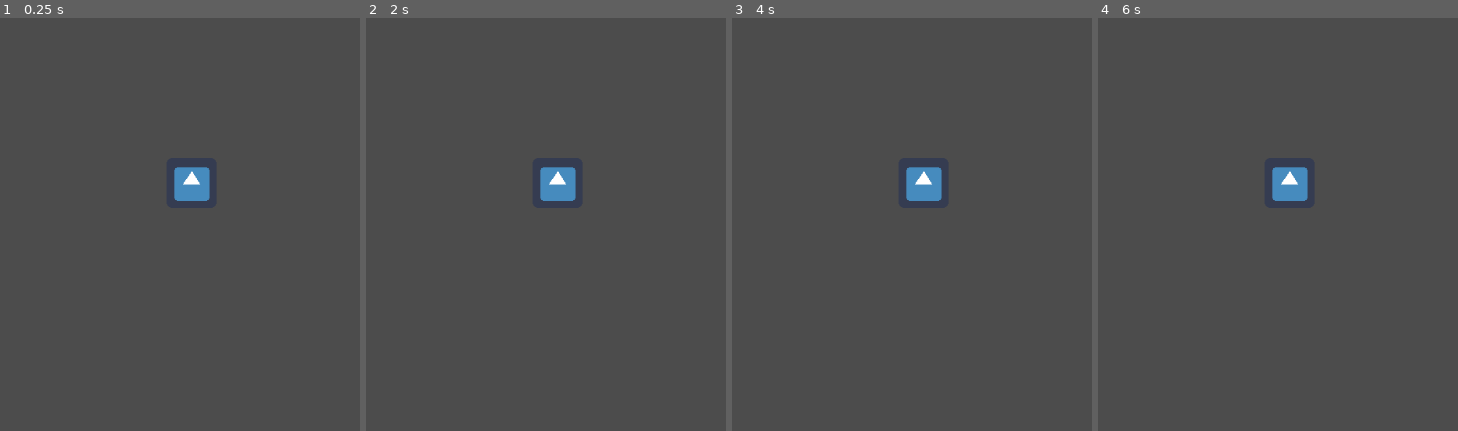
Above: before the commit, frames 1-4 (left to right).
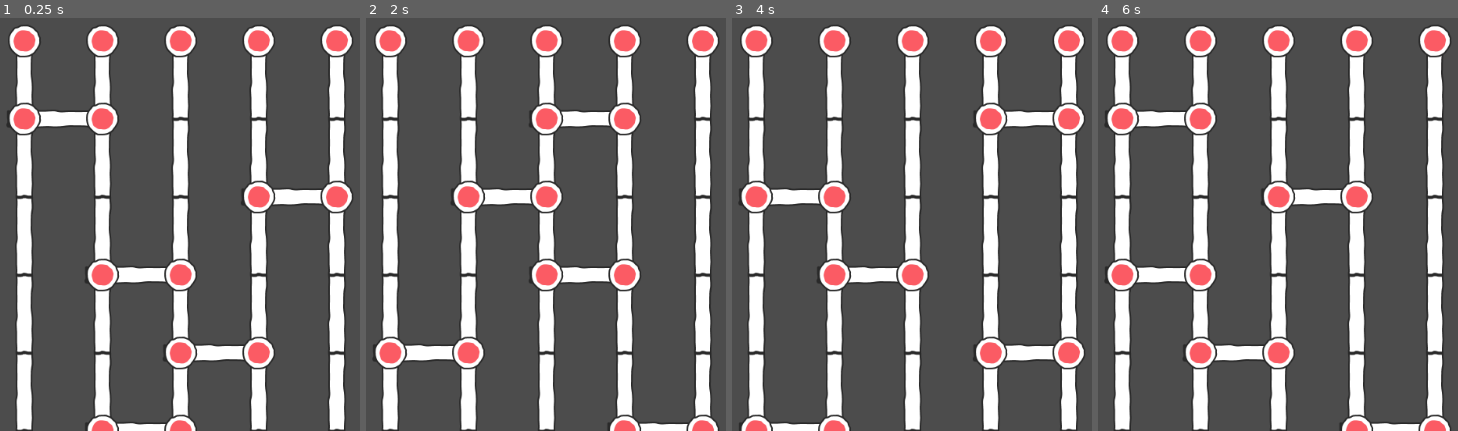
Above: after the commit, the same moments.

Repository: JoelCoyos/IngenieriaVideojuegos
Game: Godot game, scene res://Game.tscn
The game is run twice, just before and just after one commit, with the same random seed, the same clock (stepped at 60 frames per second) and the same inputs. The engine's default icon, where the game draws it, is replaced by a stand-in: a white triangle on a blue panel in a dark square.
Inputs:
- Up to frame 1 (0.25 s): no input
- Up to frame 2 (2 s): tap Enter at 0.5 s; tap Space at 1.25 s
- Up to frame 3 (4 s): tap Enter at 2.75 s; tap Space at 3.5 s
- Up to frame 4 (6 s): tap Enter at 4.25 s; tap Space at 5 s

The runs differ from the first frame. In frame 1, 27% of the frame differs, in the area x 1-99%, y 1-100%; in frame 2, 27%; in frame 3, 27%; in frame 4, 27%.

Commit message:
iterator parte 1

Diff:
--- a/LevelSelection.gd
+++ b/LevelSelection.gd
@@ -1,7 +1,7 @@
 extends Node2D
 
 
-var levels = ["Example"]
+var levels = ["Iterator"]
 
 # Called when the node enters the scene tree for the first time.
 func _ready():
--- /dev/null
+++ b/Minigames/Iterator/Edge.tscn
@@ -0,0 +1,11 @@
+[gd_scene load_steps=2 format=2]
+
+[ext_resource path="res://Minigames/Iterator/edge.png" type="Texture" id=1]
+
+[node name="Edge" type="Node2D"]
+position = Vector2( 0, 50 )
+
+[node name="Sprite" type="Sprite" parent="."]
+position = Vector2( 0, 10 )
+scale = Vector2( 0.5, 1 )
+texture = ExtResource( 1 )
--- /dev/null
+++ b/Minigames/Iterator/GraphNode.gd
@@ -0,0 +1,10 @@
+extends Node2D
+
+var connection
+var edge
+var x
+var y
+
+func _ready():
+	connection=null
+	pass
--- /dev/null
+++ b/Minigames/Iterator/GraphNode.tscn
@@ -0,0 +1,12 @@
+[gd_scene load_steps=3 format=2]
+
+[ext_resource path="res://Minigames/Iterator/red_point.png" type="Texture" id=1]
+[ext_resource path="res://Minigames/Iterator/GraphNode.gd" type="Script" id=2]
+
+[node name="Node" type="Node2D"]
+scale = Vector2( 0.5, 0.5 )
+script = ExtResource( 2 )
+
+[node name="Sprite" type="Sprite" parent="."]
+z_index = 1
+texture = ExtResource( 1 )
--- /dev/null
+++ b/Minigames/Iterator/Iterator.gd
@@ -0,0 +1,126 @@
+extends Minigame
+
+
+var t
+
+var graph = []
+var edgeDic = {}
+var graph_width
+var graph_height
+var nodeScene
+var edgeScene
+var rng
+
+func _init():
+	pass
+
+func _ready():
+	t = Timer.new()
+	self.add_child(t)
+	rng = RandomNumberGenerator.new()
+	rng.randomize()
+	t.set_wait_time(rng.randi_range(1,3))
+	nodeScene = load("res://Minigames//Iterator/GraphNode.tscn")
+	edgeScene = load("res://Minigames//Iterator/Edge.tscn")
+	pass
+
+func _process(delta):
+	pass
+
+func StartMinigame():
+	print("Starting minigame")
+	t.set_wait_time(2)
+	t.start()
+	AddNodes()
+	AddEdges()
+	yield(t, "timeout")
+	print("Minigame ended")
+	emit_signal("minigame_ended")
+	pass
+
+func AddNodes():
+	graph_width=5
+	graph_height=7
+
+	for i in graph_width:
+		graph.append([])
+		for j in graph_height:
+			graph[i].append(null)
+	for i in range(0,graph_width):
+		InstanceNode(i,0)
+	for i in range(0,graph_width):
+		InstanceNode(i,graph_height-1)
+	var order =[0,1,2,3,4]
+	#for i in range(0,graph_width):
+	#	order.append(i)
+	order.shuffle()
+	print(order)
+	for i in range(0,graph_width):
+		var nodePos = order[i]
+		if(nodePos == 0):
+			var node = InstanceNode(nodePos,i+1)
+			var nodeConnection = InstanceNode(1,i+1)
+			node.connection = nodeConnection
+		elif(nodePos == graph_width-1):
+			var node = InstanceNode(nodePos,i+1)
+			var nodeConnection = InstanceNode(graph_width-2,i+1)
+			node.connection = nodeConnection
+		else:
+			var node = InstanceNode(nodePos,i+1)
+			var aux = 1 -2*rng.randi_range(0,1)
+			var nodeConnection = InstanceNode(nodePos+aux,i+1)
+			node.connection = nodeConnection
+	pass
+
+func AddEdges():
+	for x in graph_width:
+		var node = graph[x][0]
+		var y =1
+		while(y < graph_height):
+			while(graph[x][y]==null):
+				y=y+1
+			InstanceEdge(Vector2(node.x,node.y),Vector2(x,y))
+			node = graph[x][y]
+			y=y+1
+	for i in graph_width:
+		for j in graph_height:
+			if(graph[i][j] and graph[i][j].connection!=null):
+				var node = graph[i][j]
+				InstanceEdge(Vector2(node.x,node.y),Vector2(node.connection.x,node.connection.y))
+	pass
+
+func InstanceNode(x,y):
+	var node = nodeScene.instance()
+	node.position = Vector2(300+x*100,100+y*100)
+	add_child(node)
+	node.x = x
+	node.y = y
+	graph[x][y]=node
+	return node
+	pass
+
+func InstanceEdge(pos1,pos2):
+	if(pos1.y < pos2.y): #Vertical edge
+		var edge = edgeScene.instance()
+		add_child(edge)
+		var x = pos1.x
+		var y = pos1.y
+		edge.position = Vector2(300+x*100,100+y*100) + Vector2(0,50)
+		edgeDic[[pos1,pos2]]=[edge]
+		y=y+1
+		while(y < pos2.y):
+			edge = edgeScene.instance()
+			add_child(edge)
+			edge.position = Vector2(300+x*100,100+y*100) + Vector2(0,50)
+			edgeDic[[pos1,pos2]].append(edge)
+			y=y+1
+	else: # Horizontal edge
+		var edge = edgeScene.instance()
+		add_child(edge)
+		if(pos1.x < pos2.x):
+			edge.position = graph[pos1.x][pos1.y].position + Vector2(50,0)
+		else:
+			edge.position = graph[pos1.x][pos1.y].position + Vector2(-50,0)
+		edge.rotation_degrees = 90
+		edgeDic[[pos1,pos2]]=[edge]
+	pass
--- /dev/null
+++ b/Minigames/Iterator/Iterator.tscn
@@ -0,0 +1,6 @@
+[gd_scene load_steps=2 format=2]
+
+[ext_resource path="res://Minigames/Iterator/Iterator.gd" type="Script" id=2]
+
+[node name="Node2D" type="Node2D"]
+script = ExtResource( 2 )
--- a/SessionManager.gd
+++ b/SessionManager.gd
@@ -16,7 +16,7 @@
 func SessionRoutine():
 	var next = LevelSelection.SelectMinigame()
 	print(next)
-	var minigameScene = load("res://"+next+".tscn")
+	var minigameScene = load("res://Minigames//"+next+"//"+next+".tscn")
 	minigame = minigameScene.instance()
 	add_child(minigame)
 	minigame.StartMinigame()
Binary file added: Minigames/Iterator/edge.png
Not shown, added: Minigames/Iterator/edge.png.import
Binary file added: Minigames/Iterator/red_point.png
Not shown, added: Minigames/Iterator/red_point.png.import
